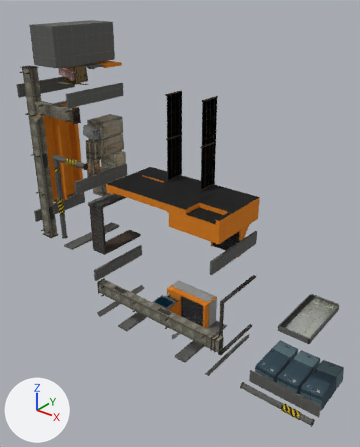
The OBJ model Assets/Models/Generated/office_props.vmf.obj, before and after one commit.
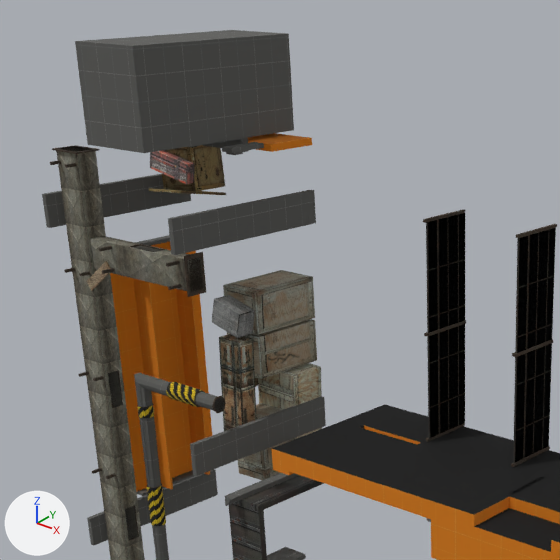
The first picture shows the older version from a 50 mm lens placed at (509.0, -686.0, 372.0), pointed at (19.0, -74.0, -8.0). The close-ups show both versions on the part from 0% to 61% of the width and 2% to 51% of the height of that picture; other places that the commit changed are outside them. Lighting does not change. The marker at lower left points along +X, +Y and +Z. Where no turn or scale is listed for an object, it has been applied to the vertices. Vertices at the same position are counted once.

The first close-up shows '1009', '10284', '10287', '10288', '2716', '2961', '7275', '7276', '7316', '7322', '7383', '7390', '7554', '7775', '7783', '7784', '7787', '82', '8458', '94', '9444'.
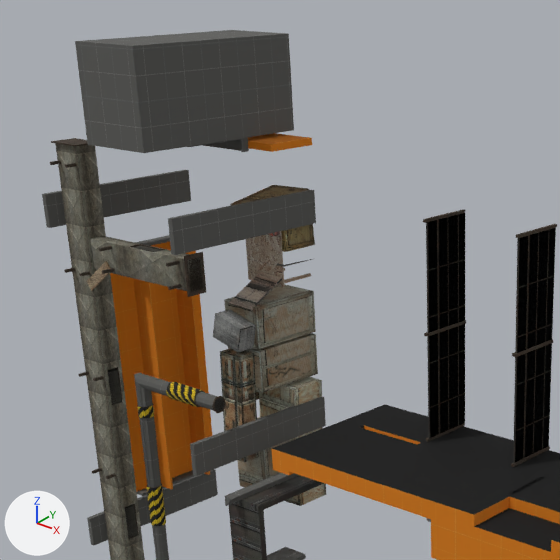
What differs and where, as boxes (x1, y1, x2, y2) in the close-ups (560 x 560 px):
'7783', mesh moved: before (223, 270, 315, 335); after (224, 284, 316, 349)
'7775', mesh moved: before (227, 319, 317, 379); after (228, 333, 318, 393)
'7784', reshaped: before (219, 334, 257, 431); after (220, 348, 258, 462)
'7383', reshaped: before (162, 145, 225, 191); after (281, 224, 315, 252)
'7275', reshaped: before (258, 363, 322, 440); after (259, 377, 323, 440)
'7787', reshaped: before (212, 295, 255, 338); after (213, 309, 256, 353)
'11616', added (brown): after (246, 231, 285, 287)
'7276', reshaped: before (238, 403, 292, 480); after (237, 416, 292, 487)
'7554', reshaped: before (150, 150, 195, 184); after (269, 231, 280, 236)
'11629', added: after (229, 272, 282, 311)
'7390', reshaped: before (149, 188, 226, 195); after (230, 185, 309, 205)
'7268', reshaped (not visible before): after (285, 483, 326, 506)
'9444', reshaped: before (52, 145, 100, 154); after (51, 138, 88, 146)
'11619', added: after (284, 273, 311, 283)
part 4 of me_7383, deleted (brown): before (162, 145, 225, 191)
part 5 of me_7383, added (brown): after (281, 224, 315, 252)
part 7 of me_7554, deleted: before (150, 150, 195, 184)

The change, as a list of edits to the scene's bpy script:
```text
Change me_7268:
    remove me_7268.from_pydata(...)  # 8 vertices, 6 faces; spans x -220.4..-179.1, y -32.0..-2.0, z -35.0..6.4
    add me_7268.from_pydata(...)  # 8 vertices, 6 faces; spans x -220.5..-179.1, y -32.0..-2.0, z -46.0..-4.6
    me_7268 part 1: the whole mesh is rebuilt
Change me_7275:
    remove me_7275.from_pydata(...)  # 8 vertices, 6 faces; spans x -220.4..-178.0, y -32.0..-2.0, z 8.5..66.2
    add me_7275.from_pydata(...)  # 8 vertices, 6 faces; spans x -220.4..-178.0, y -32.0..-2.0, z -2.5..55.2
    me_7275 part 2: the whole mesh is rebuilt
Change me_7276:
    remove me_7276.from_pydata(...)  # 8 vertices, 6 faces; spans x -216.8..-183.5, y -62.0..-32.0, z -15.7..35.1
    add me_7276.from_pydata(...)  # 8 vertices, 6 faces; spans x -216.8..-183.5, y -62.0..-32.0, z -26.7..24.1
    me_7276 part 3: the whole mesh is rebuilt
Change me_7383:
    verts and faces of me_7383; kept vertices keep their numbers, new ones are numbered from 8
    remove me_7383.from_pydata(...)  # 8 vertices, 6 faces; spans x -313.9..-273.5, y -32.0..-2.0, z 189.4..227.0
    add me_7383.from_pydata(...)  # 8 vertices, 6 faces; spans x -218.5..-178.1, y -32.0..-2.0, z 157.0..194.6
    me_7383 part 4
    add delete_vertices([*range(0, 8)])  # with the faces that use them
    me_7383 part 5
    add verts[8] = (-218.5, -32.0, 191.9)
    add verts[9] = (-216.0, -32.0, 157.0)  # pixel (250, 248)
    add verts[10] = (-218.5, -2.0, 191.9)
    add verts[11] = (-216.0, -2.0, 157.0)
    add for new, old in zip([*range(12, 16)], [*range(8, 12)]): verts[new] = verts[old] + (37.9, 0.0, 2.7)
    add faces += [(8, 9, 13, 12), (10, 14, 15, 11), (12, 13, 15, 14), (8, 10, 11, 9), (9, 11, 15, 13), (8, 12, 14, 10)]
Change me_7390:
    remove me_7390.from_pydata(...)  # 8 vertices, 6 faces; spans x -311.6..-273.0, y -46.8..-2.2, z 182.7..195.1
    add me_7390.from_pydata(...)  # 8 vertices, 6 faces; spans x -218.8..-180.5, y -46.8..-2.2, z 189.6..200.7
    me_7390 part 6: the whole mesh is rebuilt
Change me_7554:
    verts and faces of me_7554; kept vertices keep their numbers, new ones are numbered from 8
    remove me_7554.from_pydata(...)  # 8 vertices, 6 faces; spans x -316.1..-272.0, y -40.0..-32.0, z 198.6..221.4
    add me_7554.from_pydata(...)  # 8 vertices, 6 faces; spans x -215.7..-182.0, y -40.0..-32.0, z 172.0..190.3
    me_7554 part 7
    add delete_vertices([*range(0, 8)])  # with the faces that use them
Change me_7775:
    where me_7775.from_pydata(...)  # 8 vertices, 6 faces; spans x -216.0..-182.0, y -62.0..-2.0, z 69.0..101.0
    me_7775 part 8: the whole mesh is moved by (0.0, 0.0, -11.0)
Change me_7783:
    where me_7783.from_pydata(...)  # 8 vertices, 6 faces; spans x -216.0..-182.0, y -62.0..-2.0, z 103.0..135.0
    me_7783 part 9: the whole mesh is moved by (0.0, 0.0, -11.0)
Change me_7784:
    remove me_7784.from_pydata(...)  # 8 vertices, 6 faces; spans x -212.0..-187.4, y -77.0..-62.0, z 15.2..100.0
    add me_7784.from_pydata(...)  # 8 vertices, 6 faces; spans x -212.0..-187.4, y -77.0..-62.0, z 4.2..89.0
    me_7784 part 10: the whole mesh is rebuilt
Change me_7787:
    remove me_7787.from_pydata(...)  # 8 vertices, 6 faces; spans x -215.0..-183.0, y -77.0..-62.0, z 103.0..128.6
    add me_7787.from_pydata(...)  # 8 vertices, 6 faces; spans x -215.0..-183.0, y -77.0..-62.0, z 92.0..117.6
    me_7787 part 11: the whole mesh is rebuilt
Change me_9444:
    remove me_9444.from_pydata(...)  # 8 vertices, 6 faces; spans x -309.0..-281.0, y -130.0..-110.0, z 231.0..232.0
    add me_9444.from_pydata(...)  # 8 vertices, 6 faces; spans x -309.0..-281.0, y -130.0..-110.0, z 236.0..237.0
    me_9444 part 12: the whole mesh is rebuilt
Add ob_11629:
    ob_11629 = bpy.data.objects.new('11629', me_11629)  # 8 vertices, 6 faces; spans x -207.9..-183.1, y -65.0..-32.3, z 121.2..141.0; in mat_wood_woodwall002a (picture img_woodwall002a_tga)
    ob_11629.location = (0.0, 0.0, 0.0)
Add ob_11619:
    ob_11619 = bpy.data.objects.new('11619', me_11619)  # a box spanning x -186.0..-184.0, y -32.0..-2.0, z 135.0..137.0; in mat_wood_woodshelf008a (picture img_woodshelf008a_tga)
    ob_11619.location = (0.0, 0.0, 0.0)
Add ob_11616:
    ob_11616 = bpy.data.objects.new('11616', me_11616)  # a box spanning x -220.0..-182.0, y -33.0..-32.0, z 133.0..192.0; in mat_wood_woodwall005a (picture img_woodwall005a_tga)
    ob_11616.location = (0.0, 0.0, 0.0)
```
